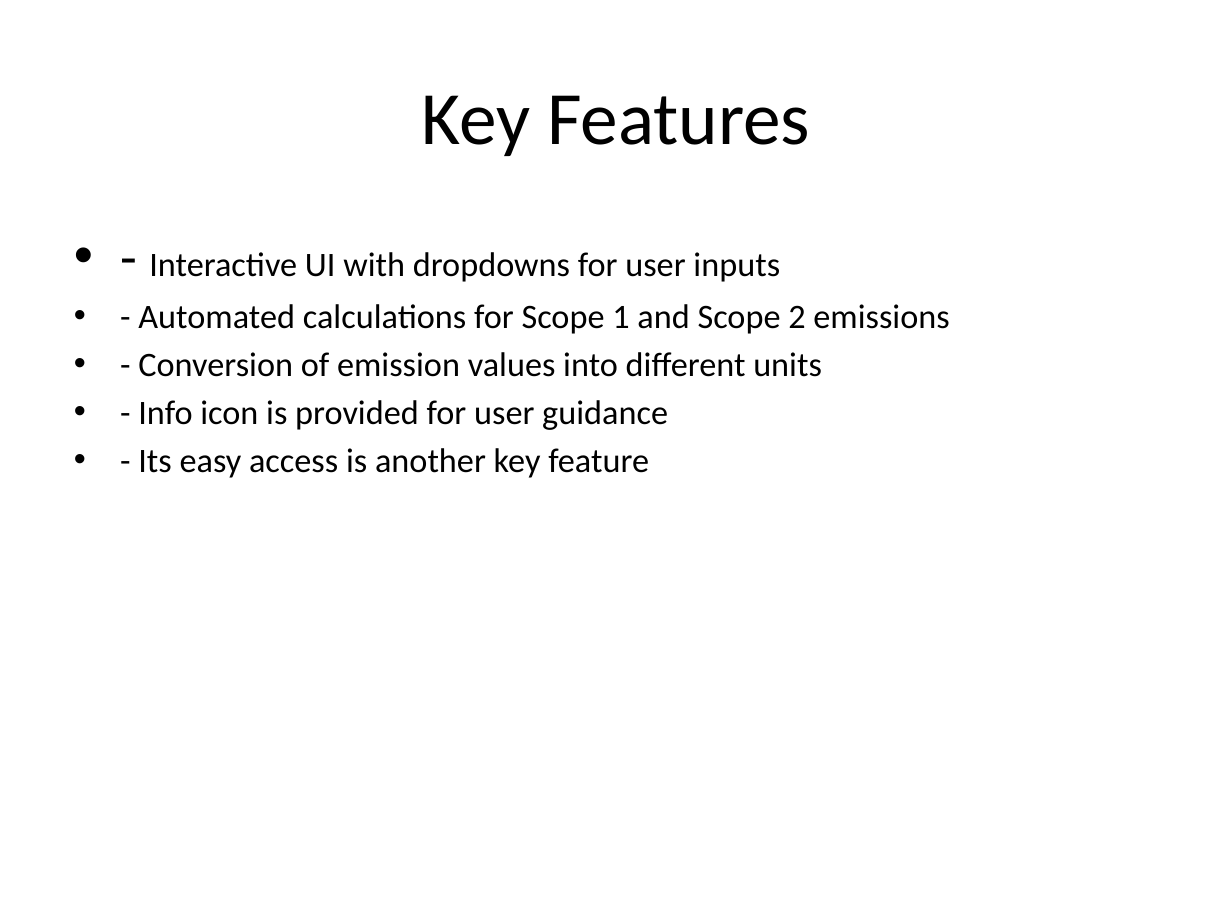
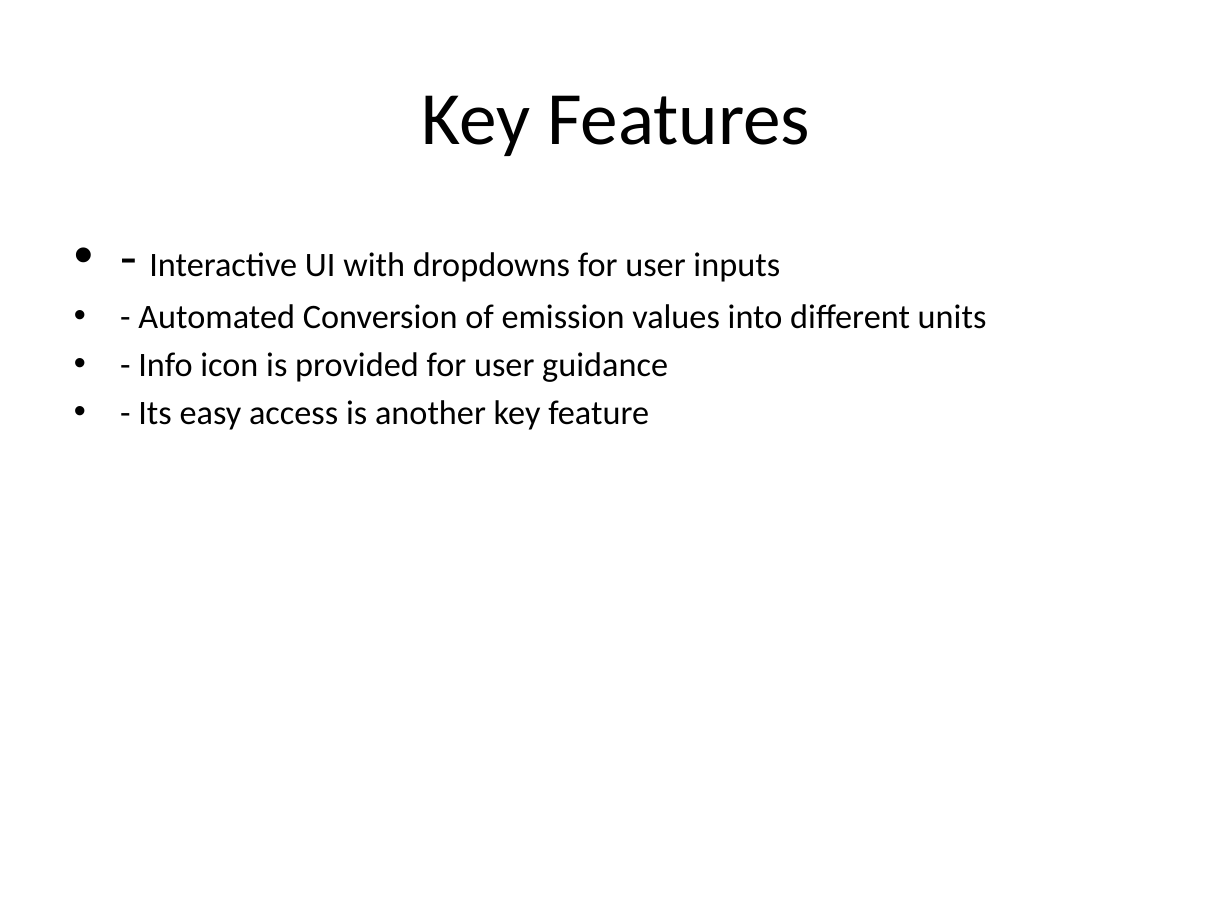
Before and after one commit to gothwalritu/Emission_factor_tool, a slide deck: slide 4 of Emission_Factor_Tool_Presentation.pptx. Drawn at 1232x924 pixels with LibreOffice and Linux fonts; fonts in the diff are those of the drawing. Boxes give left, top, right and bottom in pixels: in the first picture for what was removed or moved away, otherwise in the second. Text is boxed around its words. In the diff, an @@ line names an element or a change of style, - is before the commit and + after.

```diff
--- a/Emission_Factor_Tool_Presentation.pptx
+++ b/Emission_Factor_Tool_Presentation.pptx
@@ text at (138, 304, 987, 329): text changed @@
-• - Automated calculations for Scope 1 and Scope 2 emissions
-• - Conversion of emission values into different units
+• - Automated Conversion of emission values into different units
```
Also in this commit, not shown: 1 other slide changed, 2 other files.
